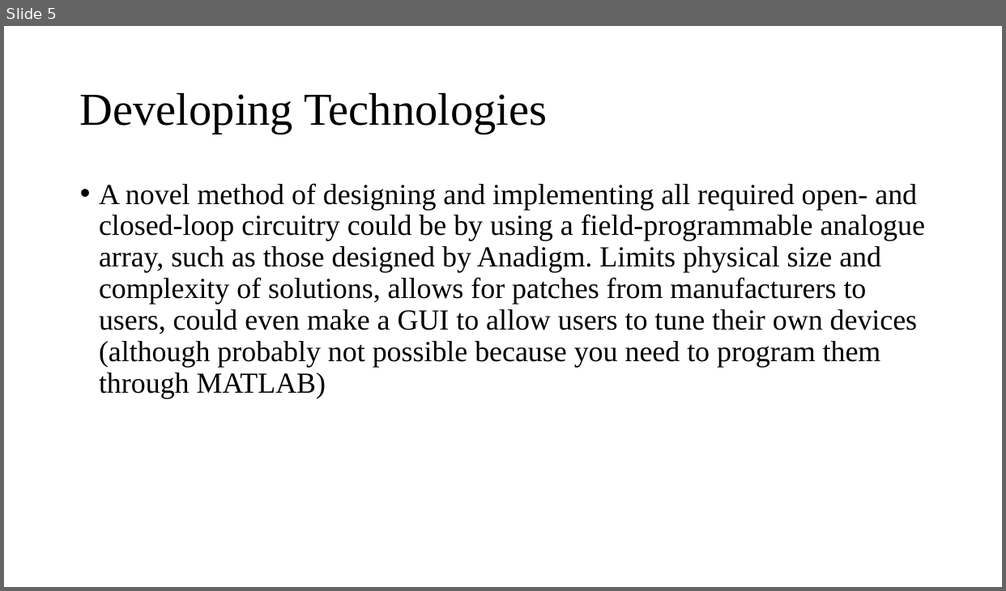
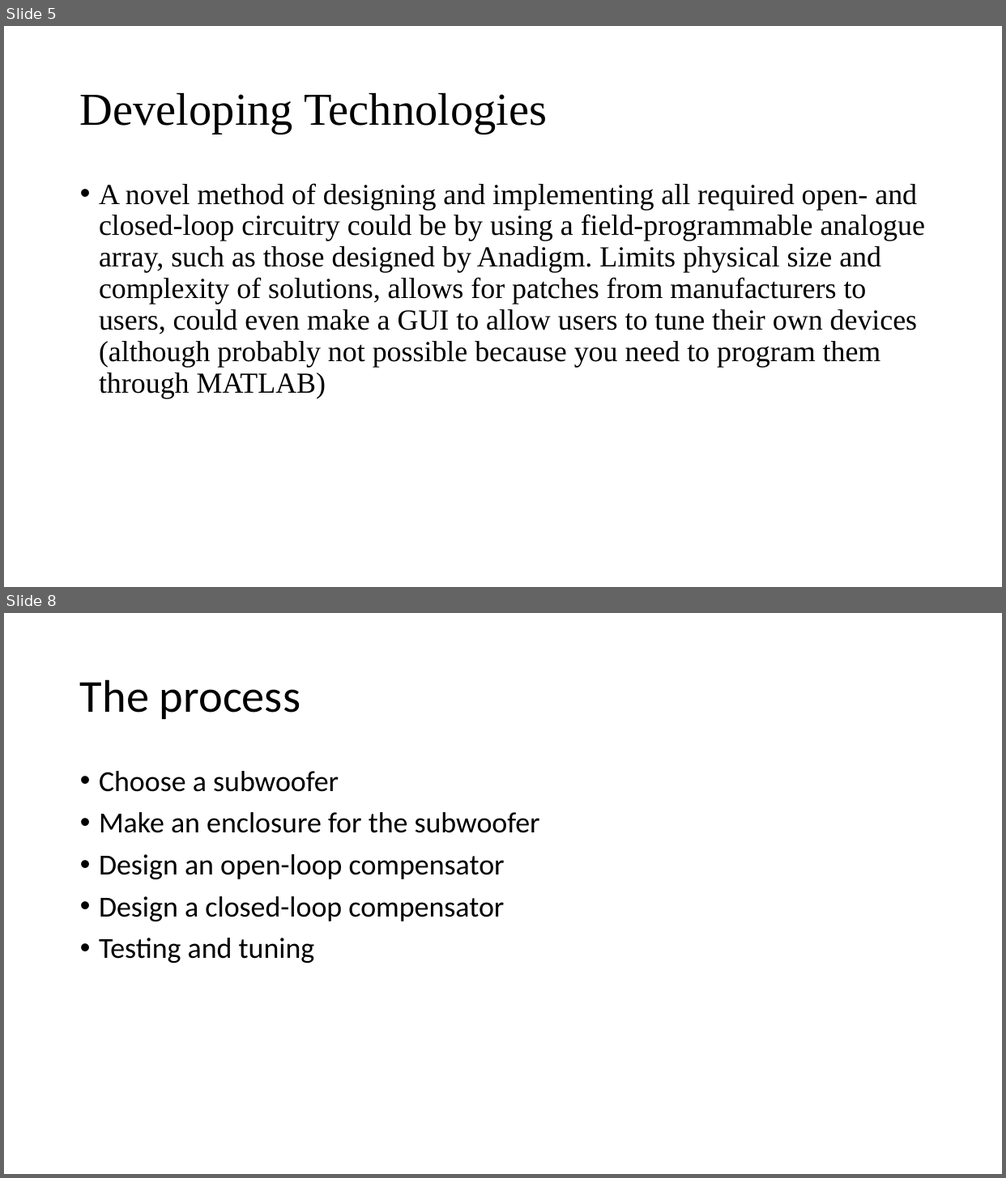
Before and after one commit to spez1998/3rd-year-project, a slide deck: Deliverables/2ndMarkerViva/viva_presentation.pptx. Shown one above the other, each under a label of ours: slide 5 before the commit, slides 5 and 8 after it; the slides between them are not shown. The pictures are 1006x591 and 1006x1178 pixels, drawn with LibreOffice and Linux fonts; fonts in the diff are those of the drawing. Boxes give left, top, right and bottom in pixels: in the first picture for what was removed or moved away, otherwise in the second. Text is boxed around its words. In the diff, an @@ line names an element or a change of style, - is before the commit and + after.

```diff
--- a/Deliverables/2ndMarkerViva/viva_presentation.pptx
+++ b/Deliverables/2ndMarkerViva/viva_presentation.pptx
@@ slide 8 added at [4, 613, 1002, 1174], background #FFFFFF @@
@@ title added at [80, 679, 300, 719], 44 pt, text #000000 @@
+The process
@@ text added at [99, 771, 540, 963], 28 pt, text #000000 @@
+• Choose a subwoofer
+• Make an enclosure for the subwoofer
+• Design an open-loop compensator
+• Design a closed-loop compensator
+• Testing and tuning
```
Also in this commit, not shown: 4 other slides added, 1 other file.
